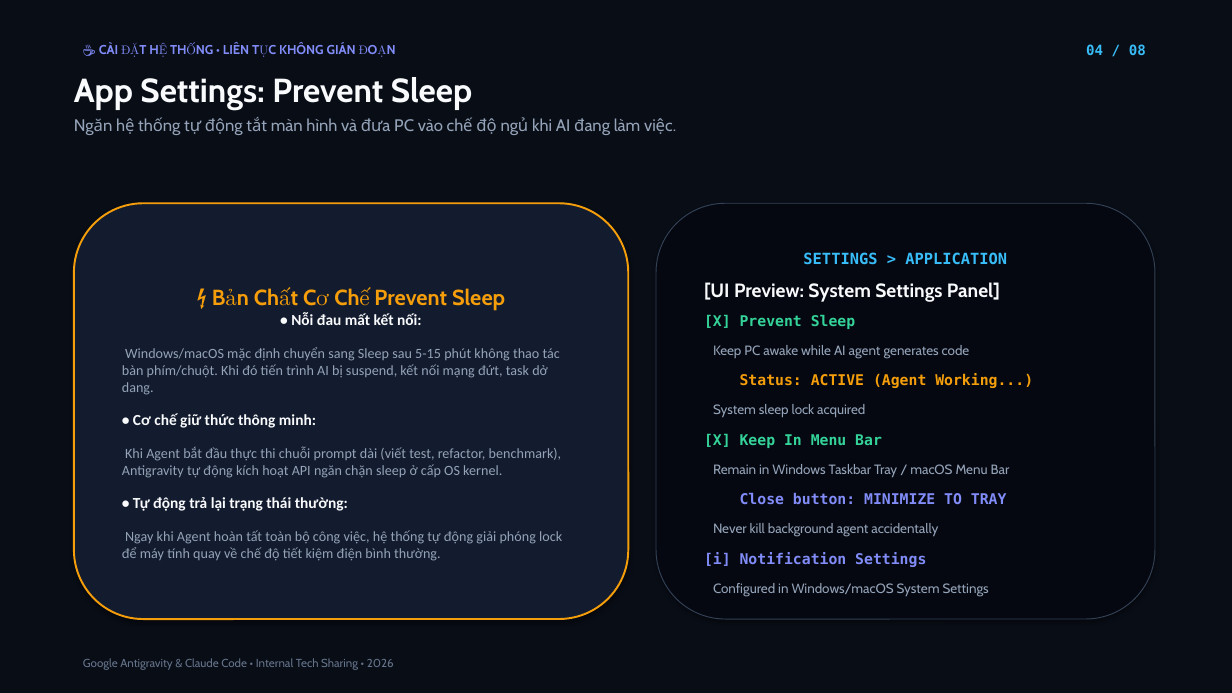
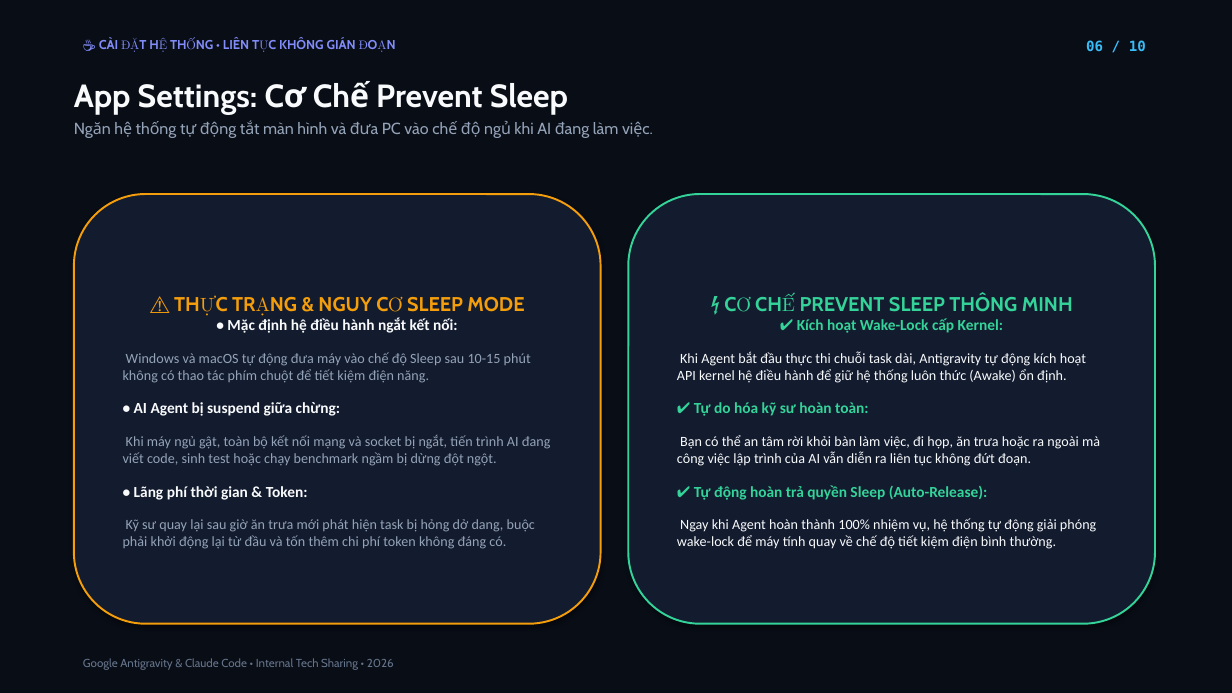
Before and after one commit to tranquyetai1712/training-ai, a slide deck: slide 6 of bai-2.5-tao-slide/Antigravity_RemoteControl_ClaudeCode_Slides.pptx (slide 4 before the commit). Drawn at 1232x693 pixels with LibreOffice and Linux fonts; fonts in the diff are those of the drawing. Boxes give left, top, right and bottom in pixels: in the first picture for what was removed or moved away, otherwise in the second. Text is boxed around its words. In the diff, an @@ line names an element or a change of style, - is before the commit and + after.

```diff
--- a/bai-2.5-tao-slide/Antigravity_RemoteControl_ClaudeCode_Slides.pptx
+++ b/bai-2.5-tao-slide/Antigravity_RemoteControl_ClaudeCode_Slides.pptx
@@ text "☕ CÀI ĐẶT HỆ THỐNG ...": place and size @@
-text "☕ CÀI ĐẶT HỆ THỐNG ..." at (99,43,356,54)
+text "☕ CÀI ĐẶT HỆ THỐNG ..." at (99,38,356,49)
@@ text at (1086,40,1146,51): text changed @@
-04 / 08
+06 / 10
@@ text at (74,83,568,115): text changed; size 26 to 25 pt @@
-App Settings: Prevent Sleep
+App Settings: Cơ Chế Prevent Sleep
@@ text at (263,121,619,137): size 13 to 12.5 pt in "Ngăn hệ thống tự động tắt màn ..."; less space between paragraphs @@
@@ rounded rectangle "⚠️ THỰC TRẠNG & NGUY ...": place and size @@
-rounded rectangle "⚠️ THỰC TRẠNG & NGUY ..." at (74,203,628,619)
+rounded rectangle "⚠️ THỰC TRẠNG & NGUY ..." at (74,194,601,624)
@@ rounded rectangle "⚡ CƠ CHẾ PREVENT SLEEP ...": place and size @@
-rounded rectangle "⚡ CƠ CHẾ PREVENT SLEEP ..." at (656,203,1155,619)
+rounded rectangle "⚡ CƠ CHẾ PREVENT SLEEP ..." at (628,194,1155,624)
@@ rounded rectangle "⚡ CƠ CHẾ PREVENT SLEEP ..." at (628,194,1155,624): fill #050811 to #131B2E; outline #334155 0.75 pt to #34D399 1.5 pt @@
@@ text in rounded rectangle at (123,297,551,549): text changed @@
-⚡ Bản Chất Cơ Chế Prevent Sleep
-• Nỗi đau mất kết nối:
-Windows/macOS mặc định chuyển sang Sleep sau 5-15 phút không thao tác bàn phím/chuột. Khi đó tiến trình AI bị suspend, kết nối mạng đứt, task dở dang.
-• Cơ chế giữ thức thông minh:
-Khi Agent bắt đầu thực thi chuỗi prompt dài (viết test, refactor, benchmark), Antigravity tự động kích hoạt API ngăn chặn sleep ở cấp OS kernel.
-• Tự động trả lại trạng thái thường:
-Ngay khi Agent hoàn tất toàn bộ công việc, hệ thống tự động giải phóng lock để máy tính quay về chế độ tiết kiệm điện bình thường.
+⚠️ THỰC TRẠNG & NGUY CƠ SLEEP MODE
+• Mặc định hệ điều hành ngắt kết nối:
+Windows và macOS tự động đưa máy vào chế độ Sleep sau 10-15 phút không có thao tác phím chuột để tiết kiệm điện năng.
+• AI Agent bị suspend giữa chừng:
+Khi máy ngủ gật, toàn bộ kết nối mạng và socket bị ngắt, tiến trình AI đang viết code, sinh test hoặc chạy benchmark ngầm bị dừng đột ngột.
+• Lãng phí thời gian & Token:
+Kỹ sư quay lại sau giờ ăn trưa mới phát hiện task bị hỏng dở dang, buộc phải khởi động lại từ đầu và tốn thêm chi phí token không đáng có.
@@ text in rounded rectangle at (677,294,1100,549): text changed; size 10.5 to 11 pt; font Cabin to Calibri; text colour #94A3B8 to #F8FAFC @@
-SETTINGS > APPLICATION
-[UI Preview: System Settings Panel]
-[X] Prevent Sleep
-Keep PC awake while AI agent generates code
-Status: ACTIVE (Agent Working...)
-System sleep lock acquired
-[X] Keep In Menu Bar
-Remain in Windows Taskbar Tray / macOS Menu Bar
-Close button: MINIMIZE TO TRAY
-Never kill background agent accidentally
-[i] Notification Settings
-Configured in Windows/macOS System Settings
+⚡ CƠ CHẾ PREVENT SLEEP THÔNG MINH
+✔ Kích hoạt Wake-Lock cấp Kernel:
+Khi Agent bắt đầu thực thi chuỗi task dài, Antigravity tự động kích hoạt API kernel hệ điều hành để giữ hệ thống luôn thức (Awake) ổn định.
+✔ Tự do hóa kỹ sư hoàn toàn:
+Bạn có thể an tâm rời khỏi bàn làm việc, đi họp, ăn trưa hoặc ra ngoài mà công việc lập trình của AI vẫn diễn ra liên tục không đứt đoạn.
+✔ Tự động hoàn trả quyền Sleep (Auto-Release):
+Ngay khi Agent hoàn thành 100% nhiệm vụ, hệ thống tự động giải phóng wake-lock để máy tính quay về chế độ tiết kiệm điện bình thường.
```
Also in this commit, not shown: 7 other slides changed, 2 slides added, 45 other files.
